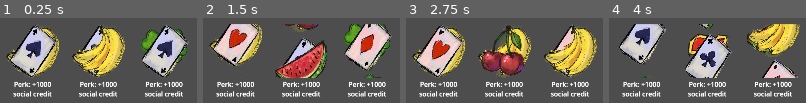
Above: before the commit, frames 1-4 (left to right).
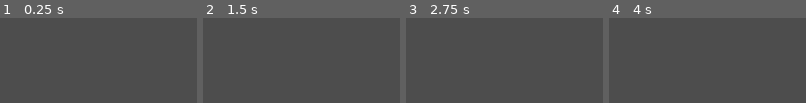
Above: after the commit, the same moments.

Repository: Rionit/GDS-Jam-2025
Game: Godot game, scene res://scenes/PerkMachine.tscn
The game is run twice, just before and just after one commit, with the same random seed, the same clock (stepped at 60 frames per second) and the same inputs. The engine's default icon, where the game draws it, is replaced by a stand-in: a white triangle on a blue panel in a dark square.
Inputs:
- Up to frame 1 (0.25 s): no input
- Up to frame 2 (1.5 s): tap Enter (ui_accept) at 0.5, 0.77 s; hold D (right) 0.53-1.28 s; hold S (down) from 1.28 s (still down)
- Up to frame 3 (2.75 s): tap Enter (ui_accept) at 1.52 s; release S (down) at 2.03 s; hold D (right) from 2.03 s (still down)
- Up to frame 4 (4 s): release D (right) at 2.78 s; hold W (up) 2.78-3.53 s; tap Enter (ui_accept) at 3.02, 3.77 s; hold A (left) from 3.53 s (still down)

The runs differ from the first frame. In frame 1, 34% of the frame differs, in the area x 3-96%, y 8-93%; in frame 2, 32%; in frame 3, 34%; in frame 4, 30%.

Commit message:
Q shows/hides perkmachine

Diff:
--- a/project.godot
+++ b/project.godot
@@ -65,6 +65,11 @@
 "events": [Object(InputEventMouseButton,"resource_local_to_scene":false,"resource_name":"","device":-1,"window_id":0,"a …(258 unchanged characters)…
 ]
 }
+debug={
+"deadzone": 0.2,
+"events": [Object(InputEventKey,"resource_local_to_scene":false,"resource_name":"","device":-1,"window_id":0,"alt_pressed":false,"shift_pressed":false,"ctrl_pressed":false,"meta_pressed":false,"pressed":false,"keycode":0,"physical_keycode":81,"key_label":0,"unicode":113,"location":0,"echo":false,"script":null)
+]
+}
 
 [rendering]
 
--- a/scripts/PerkMachine.gd
+++ b/scripts/PerkMachine.gd
@@ -35,9 +35,14 @@
 	D_PLAYER_MOVEMENT
 ]
 
+var is_hidden : bool = true
+
 @onready var icon_spinner_1: IconSpinner = %IconSpinner
 @onready var icon_spinner_2: IconSpinner = %IconSpinner2
 @onready var icon_spinner_3: IconSpinner = %IconSpinner3
+
+func _ready() -> void:
+	hide()
 
 func _unhandled_input(event: InputEvent) -> void:
 	if event.is_action_pressed("ui_accept"):
@@ -47,3 +52,10 @@
 		icon_spinner_2.spin()
 		icon_spinner_3.cycles = 15
 		icon_spinner_3.spin()
+
+	if event.is_action_pressed("debug"):
+		if is_hidden:
+			show()
+		else:
+			hide()
+		is_hidden = !is_hidden
